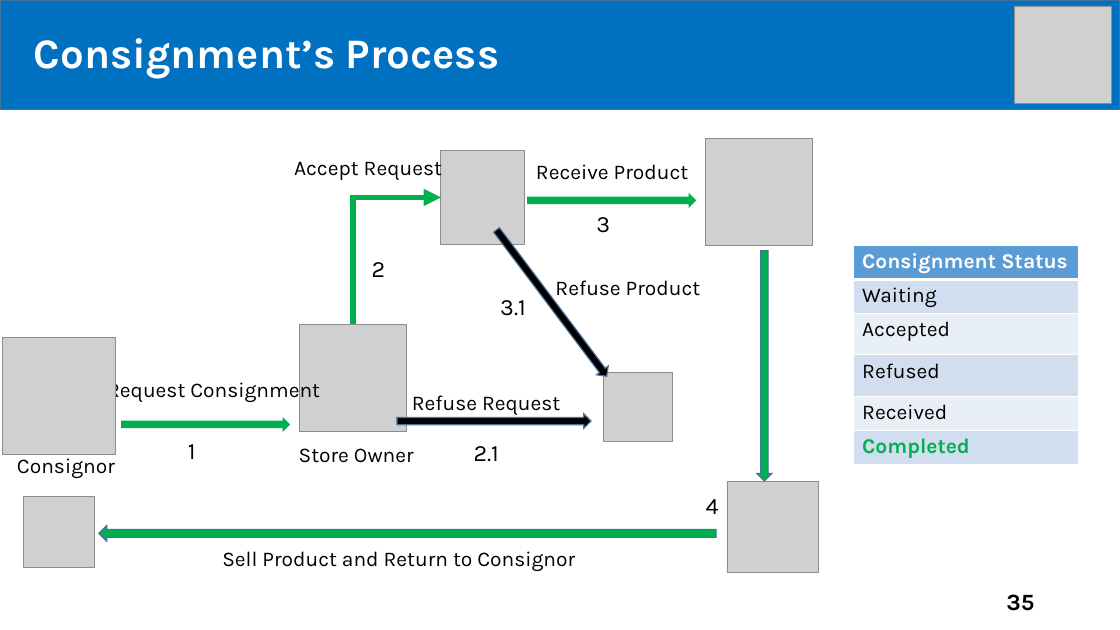
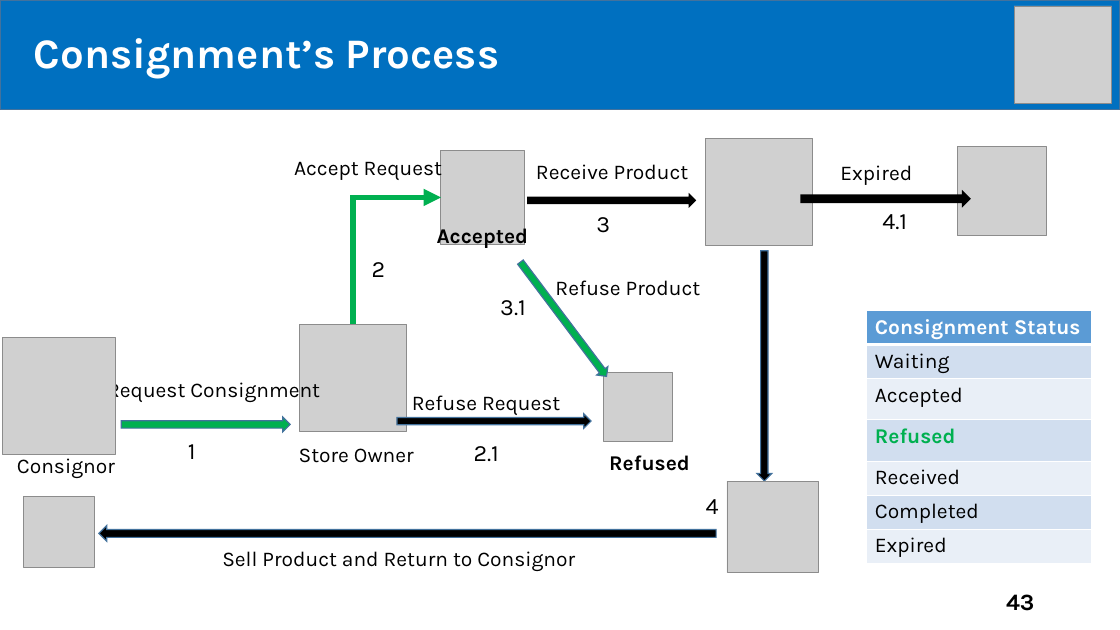
Before and after one commit to tiendan3108/CP, a slide deck: slide 43 of Source/Presentation/PreFinalPresentation.pptx (slide 35 before the commit). Drawn at 1120x630 pixels with LibreOffice and Linux fonts; fonts in the diff are those of the drawing; grey boxes stand for pictures. Boxes give left, top, right and bottom in pixels: in the first picture for what was removed or moved away, otherwise in the second. Text is boxed around its words. In the diff, an @@ line names an element or a change of style, - is before the commit and + after.

```diff
--- a/Source/Presentation/PreFinalPresentation.pptx
+++ b/Source/Presentation/PreFinalPresentation.pptx
@@ picture added at bbox=[958, 147, 1047, 236] @@
@@ text added at bbox=[840, 165, 912, 185], 18 pt, text #000000 @@
+Expired
@@ right arrow added at bbox=[802, 192, 970, 207], fill #000000, outline #000000 1 pt @@
@@ text added at bbox=[437, 223, 529, 248], 18 pt, text #000000, bold @@
+Accepted
@@ text added at bbox=[882, 214, 907, 229], 20 pt, text #000000 @@
+4.1
@@ right arrow: place and size @@
-right arrow at bbox=[491, 225, 613, 380]
+right arrow at bbox=[515, 258, 612, 381]
@@ right arrow at bbox=[515, 258, 612, 381]: fill #000000 to #00B050 @@
@@ table at bbox=[867, 311, 1091, 564] @@
+row 7: Expired
@@ table: place and size @@
-table at bbox=[854, 245, 1078, 465]
+table at bbox=[867, 311, 1091, 564]
@@ right arrow at bbox=[121, 417, 290, 432]: outline none to #43739E 1 pt @@
@@ text added at bbox=[609, 455, 690, 471], 18 pt, text #000000, bold @@
+Refused
@@ fill #00B050 to #000000 in 3 elements at bbox=[528, 193, 697, 208], bbox=[757, 251, 772, 481], bbox=[99, 526, 717, 542] @@
@@ page number at bbox=[1006, 594, 1034, 611]: text changed @@
-35
+43
```
Also in this commit, not shown: 22 other slides changed, 14 slides added.
